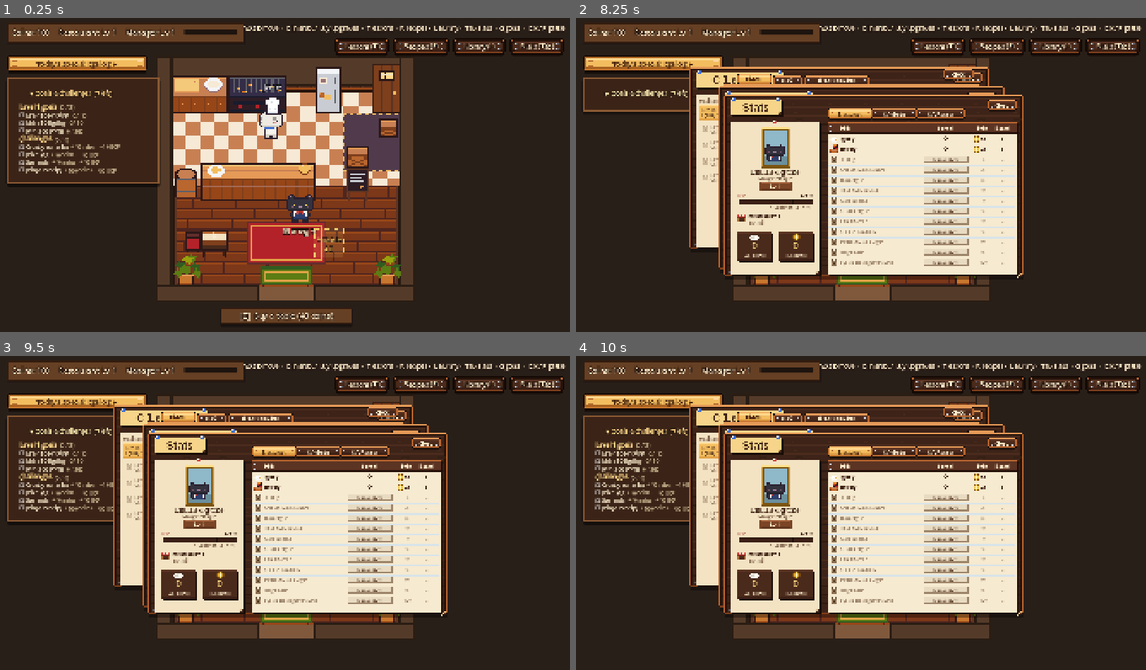
Above: before the commit, frames 1-4 (two rows, left to right).
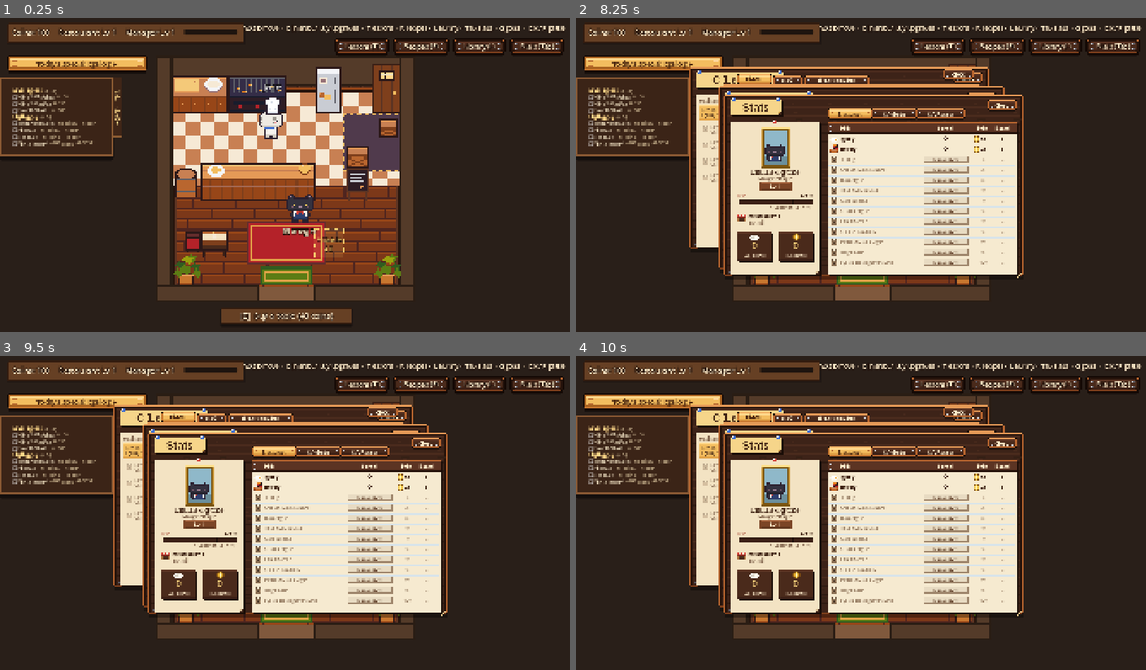
Above: after the commit, the same moments.

Repository: cgpatz/Byte-n-Bite
Game: Godot game, scene res://scenes/game/Game.tscn
Same seed, same stepped clock (60 frames per second), same inputs: the game is played once before the commit and once after it. This scene is started directly instead of the project's main scene.
Inputs (mouse positions are in pixels of both pictures, inside the frame that each line leads up to):
- Up to frame 1 (0.25 s): no input
- Up to frame 2 (8.25 s): click "Lessons (T)" at 0.5 s; click "Level 1 · Your First Program …" at 1.25 s; click "Level 1 · Your First Program …" at 2 s; click "Next" at 2.75 s; click "Next" at 3.5 s; click "Recipes (R)" at 4.25 s; click "Library (L)" at 5 s; click "Stats (Tab)" at 5.75 s; click "Today's Special: Egsilog ▸" at 6.5 s; click "Today's Special: Hotsilog ▸" at 7.25 s; click (661, 93) at 8 s, where only the run before the commit has a clickable "▾ Goals & Challenges (7 left)"
- Up to frame 3 (9.5 s): click (79, 431) at 8.75 s, where only the run before the commit has a clickable "▸ Goals & Challenges (7 left)"
- Up to frame 4 (10 s): click "Read more on W3Schools" at 9.5 s

The runs differ from the first frame. In frame 1, 2.8% of the frame differs, in the area x 0-29%, y 18-54%; in frame 2, 1.6%; in frame 3, 2.5%; in frame 4, 2.5%.

Commit message:
Goals & Challenges: smaller drawer on the left edge with a sideways tab (click or G)
Co-Authored-By: Claude Opus 5.5 <noreply@anthropic.com>
Claude-Session: https://claude.ai/code/session_01NeiSajwQCLTWBjc7kvo1js

Diff:
--- a/scenes/ui/hud/hud.gd
+++ b/scenes/ui/hud/hud.gd
@@ -20,7 +20,7 @@
 var _special: Button
 ## Goals + challenges checklist (top left).
 var _goals: PanelContainer
-var _goals_toggle: Button
+var _goals_tab: Control
 var _chal_label: RichTextLabel
 const LevelChallenges := preload("res://systems/challenges/level_challenges.gd")
 const LevelGoals := preload("res://systems/goals/level_goals.gd")
@@ -143,35 +143,26 @@
 ## Goals (sell dishes, earn profit) and Challenges (programming tasks) for this
 ## level, under Today's Special. Both unlock the next upgrade. Hover for hints.
 func _build_challenges() -> void:
+	# A drawer on the left edge: a sideways tab, and the list beside it when open.
 	_goals = PanelContainer.new()
 	_goals.theme_type_variation = &"WoodPanel"
-	_goals.position = Vector2(24, 200)
-	_goals.custom_minimum_size = Vector2(470, 0)
+	_goals.position = Vector2(0, 200)
 	_goals.mouse_filter = Control.MOUSE_FILTER_PASS
 	add_child(_goals)
 	_chal_label = RichTextLabel.new()
 	_chal_label.bbcode_enabled = true
 	_chal_label.fit_content = true
 	_chal_label.scroll_active = false
-	_chal_label.custom_minimum_size = Vector2(430, 0)
-	_chal_label.add_theme_font_size_override("normal_font_size", 18)
-	_chal_label.add_theme_font_size_override("bold_font_size", 20)
+	_chal_label.custom_minimum_size = Vector2(300, 0)
+	_chal_label.add_theme_font_size_override("normal_font_size", 15)
+	_chal_label.add_theme_font_size_override("bold_font_size", 16)
 	_chal_label.mouse_filter = Control.MOUSE_FILTER_PASS
-	# Header button: click (or press G) to open / close the list.
-	var box := VBoxContainer.new()
-	box.add_theme_constant_override("separation", 4)
-	_goals.add_child(box)
-	_goals_toggle = Button.new()
-	_goals_toggle.flat = true
-	_goals_toggle.alignment = HORIZONTAL_ALIGNMENT_LEFT
-	_goals_toggle.focus_mode = Control.FOCUS_NONE
-	_goals_toggle.add_theme_font_size_override("font_size", 20)
-	_goals_toggle.add_theme_color_override("font_color", Color(1, 0.85, 0.54))
-	_goals_toggle.add_theme_color_override("font_hover_color", Color(1, 0.93, 0.7))
-	_goals_toggle.tooltip_text = "Show / hide goals and challenges (G)"
-	_goals_toggle.pressed.connect(toggle_goals)
-	box.add_child(_goals_toggle)
-	box.add_child(_chal_label)
+	_goals.add_child(_chal_label)
+	_goals_tab = preload("res://scenes/ui/hud/side_tab.gd").new()
+	_goals_tab.size = Vector2(34, 200)
+	_goals_tab.tooltip_text = "Goals & Challenges: click or press G to open / close"
+	_goals_tab.pressed.connect(toggle_goals)
+	add_child(_goals_tab)
 	GameState.challenge_completed.connect(func(_l, _i): _refresh_challenges())
 	GameState.goal_reached.connect(func(_l, _i): _refresh_challenges())
 	GameState.stats_changed.connect(_refresh_challenges)
@@ -187,7 +178,7 @@
 
 func _unhandled_key_input(event: InputEvent) -> void:
 	if event is InputEventKey and event.pressed and not event.echo and event.physical_keycode == KEY_G \
-			and _goals != null and _goals.visible:
+			and _goals_tab != null and _goals_tab.visible:
 		var f := get_viewport().gui_get_focus_owner()
 		if f is TextEdit or f is LineEdit:
 			return
@@ -201,8 +192,10 @@
 	var lv: int = GameState.restaurant_level
 	var goals: Array = LevelGoals.for_level(lv)
 	var chals: Array = LevelChallenges.for_level(lv)
-	_goals.visible = not (goals.is_empty() and chals.is_empty())
-	if not _goals.visible:
+	var any := not (goals.is_empty() and chals.is_empty())
+	_goals_tab.visible = any
+	_goals.visible = any
+	if not any:
 		return
 	var t := ""
 	var tips: Array = []
@@ -228,10 +221,11 @@
 	_chal_label.text = t.strip_edges()
 	var open: bool = SettingsManager.goals_open
 	var left: int = GameState.goals_left(lv).size() + GameState.challenges_left(lv).size()
-	_goals_toggle.text = "%s  Goals & Challenges  (%d left)" % ["▾" if open else "▸", left]
-	_chal_label.visible = open
+	_goals_tab.text = "%s Goals  ·  %d left" % ["◂" if open else "▸", left]
+	_goals.visible = open
+	_goals.reset_size()
+	_goals_tab.position = Vector2(_goals.size.x - 4 if open else 0.0, _goals.position.y)
 	_goals.tooltip_text = "\n\n".join(tips) if not tips.is_empty() else "Goals count dishes sold and coins earned at this level."
-	_goals.reset_size()
 
 
 ## Today's Special (Restaurant Levels 1-2): click to change what every customer orders.
--- /dev/null
+++ b/scenes/ui/hud/side_tab.gd
@@ -0,0 +1,37 @@
+extends Control
+## A narrow tab stuck to the screen's left edge with sideways (vertical) text.
+## Click it to open / close the drawer it belongs to.
+
+signal pressed
+
+var text := "":
+	set(v):
+		text = v
+		queue_redraw()
+var font_size := 16
+var _hover := false
+
+
+func _ready() -> void:
+	mouse_filter = Control.MOUSE_FILTER_STOP
+	mouse_default_cursor_shape = Control.CURSOR_POINTING_HAND
+	mouse_entered.connect(func(): _hover = true; queue_redraw())
+	mouse_exited.connect(func(): _hover = false; queue_redraw())
+
+
+func _gui_input(e: InputEvent) -> void:
+	if e is InputEventMouseButton and e.pressed and e.button_index == MOUSE_BUTTON_LEFT:
+		accept_event()
+		pressed.emit()
+
+
+func _draw() -> void:
+	var r := Rect2(Vector2.ZERO, size)
+	draw_rect(r, Color(0.33, 0.2, 0.12) if _hover else Color(0.25, 0.15, 0.09))
+	draw_rect(Rect2(r.position + Vector2(0, 2), Vector2(r.size.x - 3, r.size.y - 4)), Color(0.55, 0.36, 0.2), false, 3.0)
+	var font := ThemeDB.fallback_font
+	var w := font.get_string_size(text, HORIZONTAL_ALIGNMENT_LEFT, -1, font_size).x
+	# Text reads bottom-to-top, centred in the tab.
+	draw_set_transform(Vector2(size.x / 2.0 + font_size * 0.35, size.y / 2.0 + w / 2.0), -PI / 2.0)
+	draw_string(font, Vector2.ZERO, text, HORIZONTAL_ALIGNMENT_LEFT, -1, font_size, Color(1, 0.86, 0.55))
+	draw_set_transform(Vector2.ZERO)
Not shown, added: scenes/ui/hud/side_tab.gd.uid
